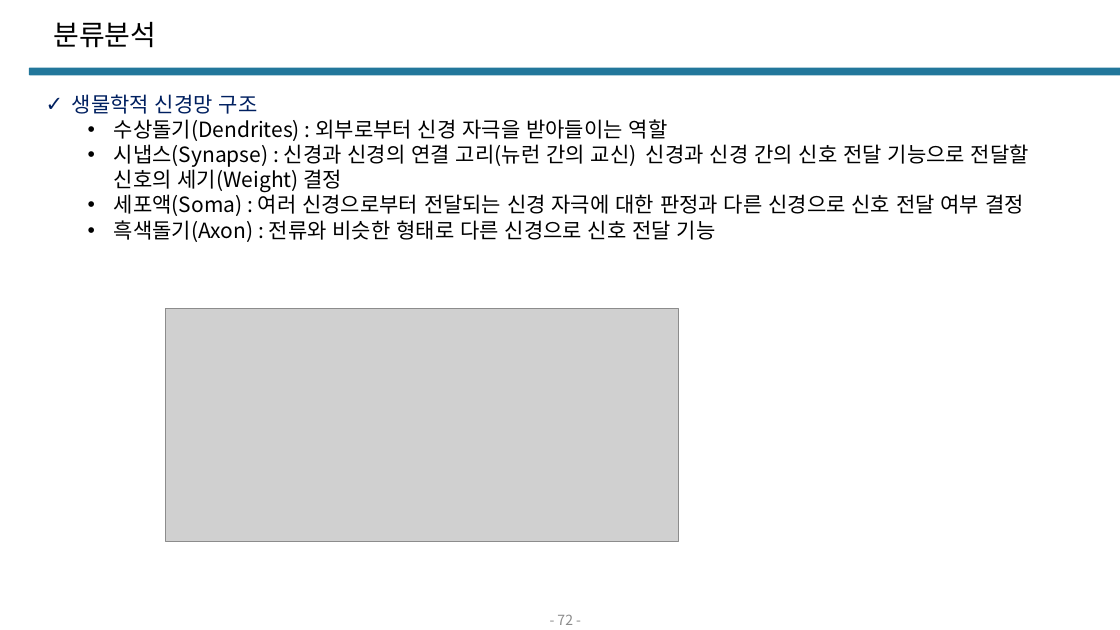
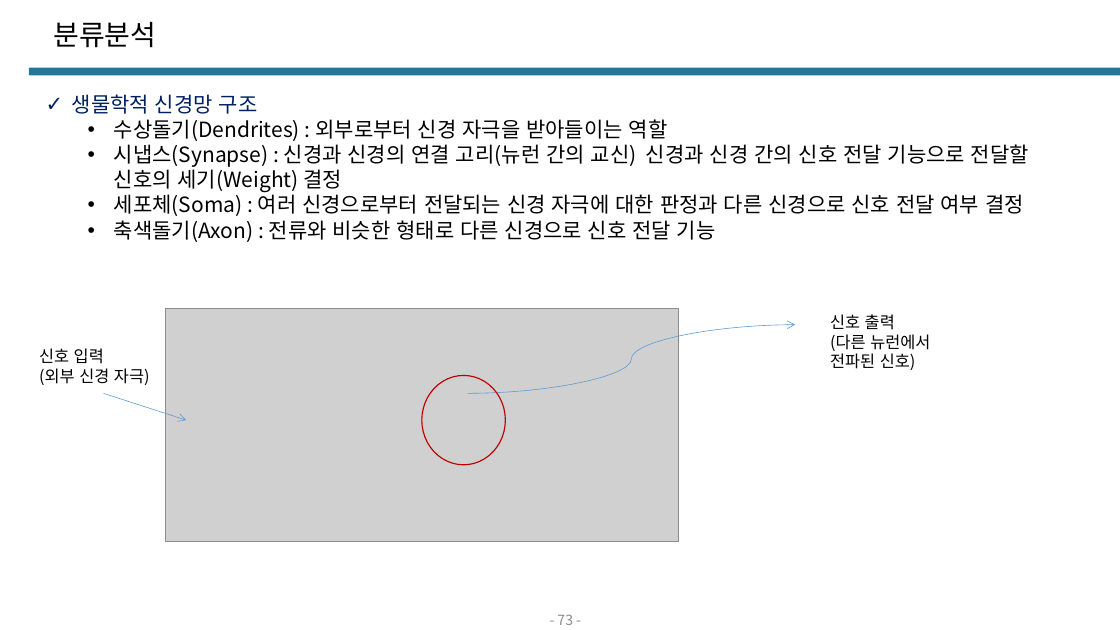
Before and after one commit to Q3333/TIL, a slide deck: slide 73 of BigData/통계/통계v3.pptx (slide 72 before the commit). Drawn at 1120x630 pixels with LibreOffice and Linux fonts; fonts in the diff are those of the drawing; grey boxes stand for pictures. Boxes give left, top, right and bottom in pixels: in the first picture for what was removed or moved away, otherwise in the second. Text is boxed around its words. In the diff, an @@ line names an element or a change of style, - is before the commit and + after.

```diff
--- a/BigData/통계/통계v3.pptx
+++ b/BigData/통계/통계v3.pptx
@@ text at (114, 192, 1024, 242): text changed @@
-  • 세포액(Soma) : 여러 신경으로부터 전달되는 신경 자극에 대한 판정과 다른 신경으로 신호 전달 여부 결정
-  • 흑색돌기(Axon) : 전류와 비슷한 형태로 다른 신경으로 신호 전달 기능
+  • 세포체(Soma) : 여러 신경으로부터 전달되는 신경 자극에 대한 판정과 다른 신경으로 신호 전달 여부 결정
+  • 축색돌기(Axon) : 전류와 비슷한 형태로 다른 신경으로 신호 전달 기능
@@ curved arrow added from (468, 393) to (796, 325), #5B9BD5 0.5 pt @@
@@ text added at (830, 314, 930, 370), 14 pt, text #000000 @@
+신호 출력
+(다른 뉴런에서 전파된 신호)
@@ text added at (39, 348, 150, 385), 14 pt, text #000000 @@
+신호 입력
+(외부 신경 자극)
@@ ellipse added at (422, 376, 505, 465), outline #C00000 1 pt @@
@@ arrow added from (103, 393) to (187, 420), #5B9BD5 0.5 pt @@
@@ page number at (557, 615, 573, 625): text changed @@
-- 72 -
+- 73 -
```
Also in this commit, not shown: 12 other slides changed, 43 slides added, 1 slide removed, 55 other files.
